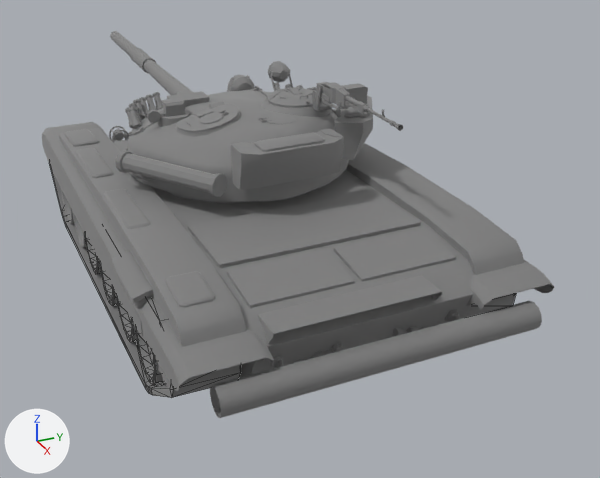
One commit to the glTF model tools/source_models/t72_rambo.glb: the scene before it, then after it.
The view is the same before and after, from a camera (50 mm lens) standing at (8.54, -2.99, 4.59) and looking at (-0.09, 0.89, 0.28). Arrows for +X, +Y and +Z are at lower left; the lights stay in place. The older version comes first. Mesh edges are drawn as thin lines on the coarser meshes.

Names of what the first picture shows: 'Gun', 'Hull', 'Track_L', 'Turret', 'Wheel_L_+2.0' and 7 more.
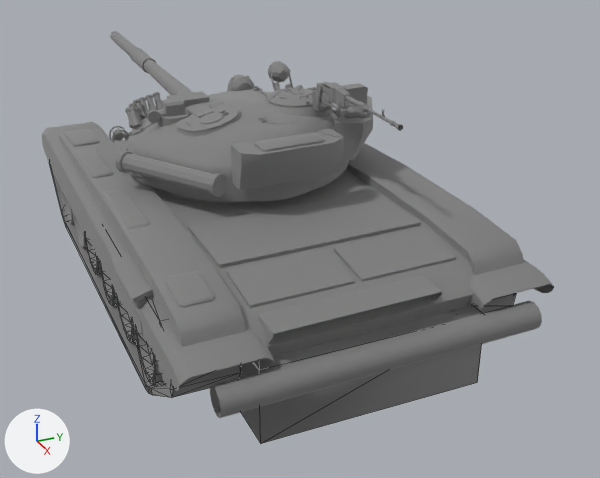
What differs and where, as boxes [x1, y1, x2, y2] in the pictures (600 x 478 px):
'HullLower', added: after [239, 306, 482, 443]

What the commit changed:
Mesh me_hulllower is new.
It is a box spanning x -2.3..3.46, y -1.05..1.05, z 0.3..1.0.
It uses material mat_material_0 (its picture is missing).
Object 'HullLower' (ob_hulllower) is new; it shows me_hulllower.
Its location is (0.0, 0.0, 0.0).
